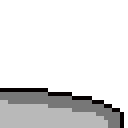
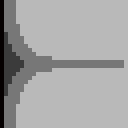
Two versions of the same layered image (128×128). Layer-by-layer changes:
added layer "cover rotW" above "north corners top" over box(0, 0, 128, 128)
